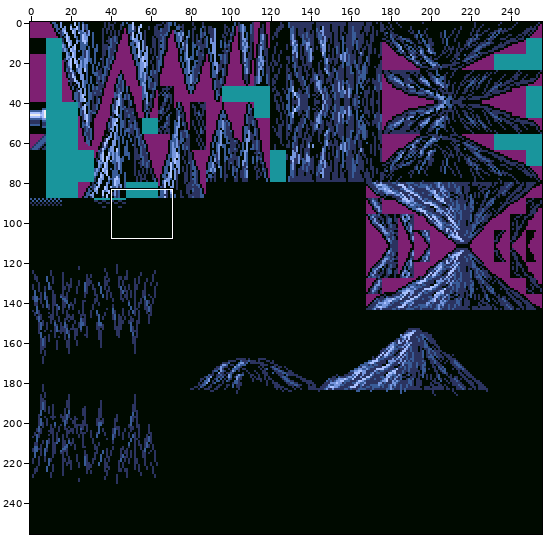
Sprite sheet: source/assets/stage_cave.png. The first picture is a wide view before the edit; the outline marks the close-up.
Close-up. Old version:
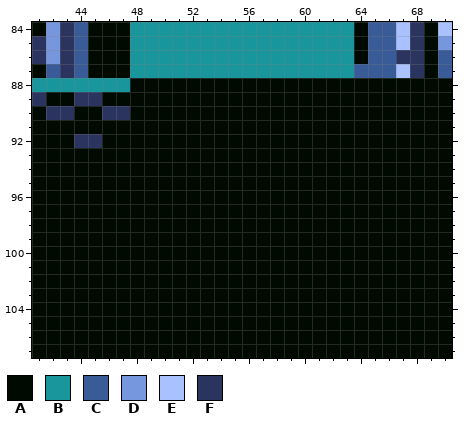
The file is 256x256 pixels. Shown: x 41..70, y 84..107.
Palette (. is transparent): A #000a00  B #19959c  C #395c98  D #7696de  E #a9c1ff  F #2b335f
Pixels before, first column x 41:
 84 ADFCAAABBBBBBBBBBBBBBBBACCEFAE
 85 FDFCAAABBBBBBBBBBBBBBBBACCEFAD
 86 FDFCAAABBBBBBBBBBBBBBBBACCFFAC
 87 ACFCAAABBBBBBBBBBBBBBBBCCCEFAC
 88 BBBBBBBAAAAAAAAAAAAAAAAAAAAAAA
 89 FAAFFAAAAAAAAAAAAAAAAAAAAAAAAA
 90 AFFAAFFAAAAAAAAAAAAAAAAAAAAAAA
 91 AAAAAAAAAAAAAAAAAAAAAAAAAAAAAA
 92 AAAFFAAAAAAAAAAAAAAAAAAAAAAAAA
 93 AAAAAAAAAAAAAAAAAAAAAAAAAAAAAA
 94 AAAAAAAAAAAAAAAAAAAAAAAAAAAAAA
 95 AAAAAAAAAAAAAAAAAAAAAAAAAAAAAA
 96 AAAAAAAAAAAAAAAAAAAAAAAAAAAAAA
 97 AAAAAAAAAAAAAAAAAAAAAAAAAAAAAA
 98 AAAAAAAAAAAAAAAAAAAAAAAAAAAAAA
 99 AAAAAAAAAAAAAAAAAAAAAAAAAAAAAA
100 AAAAAAAAAAAAAAAAAAAAAAAAAAAAAA
101 AAAAAAAAAAAAAAAAAAAAAAAAAAAAAA
102 AAAAAAAAAAAAAAAAAAAAAAAAAAAAAA
103 AAAAAAAAAAAAAAAAAAAAAAAAAAAAAA
104 AAAAAAAAAAAAAAAAAAAAAAAAAAAAAA
105 AAAAAAAAAAAAAAAAAAAAAAAAAAAAAA
106 AAAAAAAAAAAAAAAAAAAAAAAAAAAAAA
107 AAAAAAAAAAAAAAAAAAAAAAAAAAAAAA
Once edited:
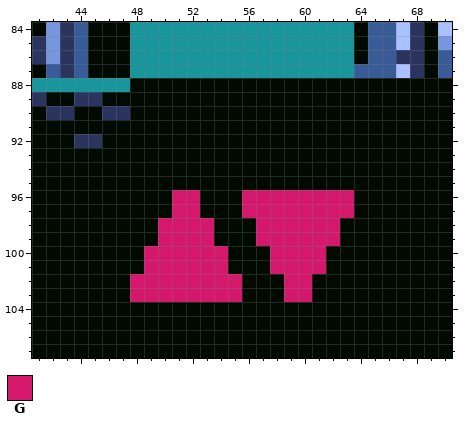
Colours new in this view: G #d4186c
Changes in this commit:
Colour A becomes colour G in rows 96 to 97 at x 51 to 52 and 56 to 63; in rows 98 to 99 at x 50 to 53 and 57 to 62; in rows 100 to 101 at x 49 to 54 and 58 to 61; in rows 102 to 103 at x 48 to 55 and 59 to 60.
